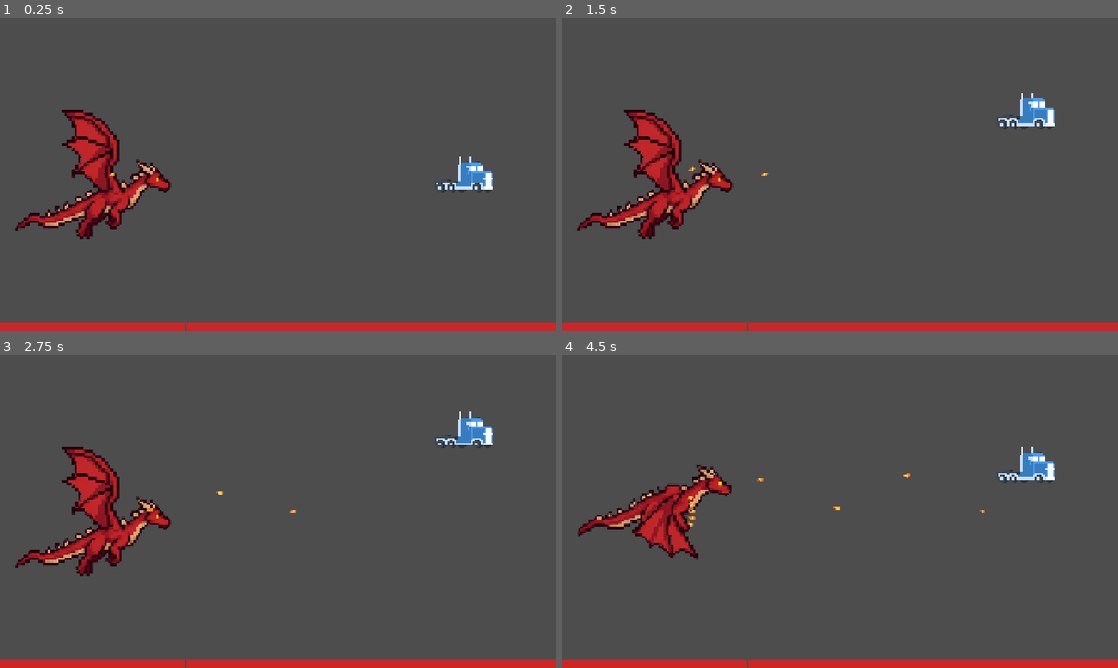
Above: before the commit, frames 1-4 (two rows, left to right).
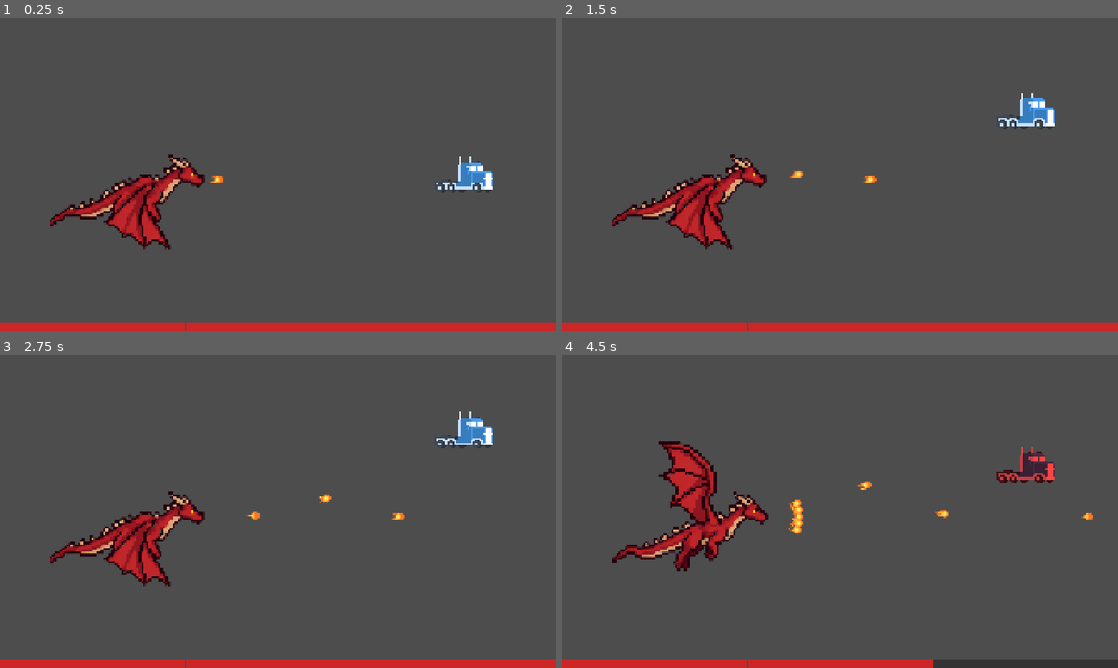
Above: after the commit, the same moments.

Repository: kickofline/riding-shotgun
Game: Godot game, scene res://game.tscn
The game is run twice, just before and just after one commit, with the same random seed, the same clock (stepped at 60 frames per second) and the same inputs.
Inputs:
- Up to frame 1 (0.25 s): no input
- Up to frame 2 (1.5 s): tap Enter (ui_accept) at 0.5, 0.77 s; hold Up (move_up) 0.53-1.28 s; hold Down (move_down) from 1.28 s (still down)
- Up to frame 3 (2.75 s): tap Enter (ui_accept) at 1.52 s; release Down (move_down) at 2.03 s; hold Up (move_up) from 2.03 s (still down)
- Up to frame 4 (4.5 s): tap Enter (ui_accept) at 3.02, 3.77 s; release Up (move_up) at 3.53 s; hold Down (move_down) from 3.53 s (still down)

The runs differ from the first frame. In frame 1, 5.1% of the frame differs, in the area x 2-41%, y 29-74%; in frame 2, 5.2%; in frame 3, 5.3%; in frame 4, 7.3%, in the area x 3-100%, y 27-100%.

Commit message:
Animate dragon fly frames, spawn bullets from mouth marker, add bullet size param

Diff:
--- a/animated_sprite_2d.gd
+++ b/animated_sprite_2d.gd
@@ -1,9 +1,9 @@
-extends AnimatedSprite2D
+extends Sprite2D
 
 
 # Called when the node enters the scene tree for the first time.
 func _ready() -> void:
-	play("fly")
+	$"../AnimationPlayer".play("fly")
 
 
 # Called every frame. 'delta' is the elapsed time since the previous frame.
--- a/monster.gd
+++ b/monster.gd
@@ -79,7 +79,7 @@
 func _spawn_bullet(dir: Vector2, amplitude := 0.0, frequency := 6.0, scene: PackedScene = null) -> void:
 	var bullet = (scene if scene else bullet_scene).instantiate()
 	get_tree().current_scene.add_child(bullet)
-	bullet.launch(global_position, dir, amplitude, frequency)
+	bullet.launch($Marker2D.global_position, dir, amplitude, frequency)
 
 func _aim_direction() -> Vector2:
 	var player = get_tree().get_first_node_in_group("player")
--- a/monster.tscn
+++ b/monster.tscn
@@ -4,30 +4,58 @@
 [ext_resource type="PackedScene" uid="uid://bofah32314isd" path="res://monster_bullet.tscn" id="2_ga5te"]
 [ext_resource type="PackedScene" path="res://monster_bullet_big.tscn" id="3_big"]
 [ext_resource type="Texture2D" uid="uid://bejtqr6p3thry" path="res://dragon_frame_1.png" id="4_6tndq"]
-[ext_resource type="Texture2D" uid="uid://c6tjsblkisgrb" path="res://dragon_frame_2.png" id="5_8ngjm"]
+[ext_resource type="Texture2D" uid="uid://c6tjsblkisgrb" path="res://dragon_frame_2.png" id="5_fr2j"]
 [ext_resource type="Script" uid="uid://bfcl3h76dcvj1" path="res://animated_sprite_2d.gd" id="6_8ngjm"]
 
-[sub_resource type="SpriteFrames" id="SpriteFrames_xrwn2"]
-animations = [{
-"frames": [{
-"duration": 1.0,
-"texture": ExtResource("4_6tndq")
-}, {
-"duration": 1.0,
-"texture": ExtResource("5_8ngjm")
-}],
-"loop": 1,
-"name": &"fly",
-"speed": 3.0
-}]
+[sub_resource type="Animation" id="Animation_6tndq"]
+resource_name = "fly"
+length = 0.4
+loop_mode = 1
+step = 0.2
+tracks/0/type = "value"
+tracks/0/imported = false
+tracks/0/enabled = true
+tracks/0/path = NodePath("Sprite2D:texture")
+tracks/0/interp = 1
+tracks/0/loop_wrap = true
+tracks/0/keys = {
+"times": PackedFloat32Array(0, 0.2),
+"transitions": PackedFloat32Array(1, 1),
+"update": 1,
+"values": [ExtResource("4_6tndq"), ExtResource("5_fr2j")]
+}
+tracks/1/type = "value"
+tracks/1/imported = false
+tracks/1/enabled = true
+tracks/1/path = NodePath("Sprite2D:offset")
+tracks/1/interp = 1
+tracks/1/loop_wrap = true
+tracks/1/keys = {
+"times": PackedFloat32Array(0, 0.2),
+"transitions": PackedFloat32Array(1, 1),
+"update": 1,
+"values": [Vector2(-317, -24), Vector2(-321.5, 137.5)]
+}
+
+[sub_resource type="AnimationLibrary" id="AnimationLibrary_8ngjm"]
+_data = {
+&"fly": SubResource("Animation_6tndq")
+}
 
 [node name="Monster" type="Area2D" unique_id=1098578003]
 script = ExtResource("1_mrqeg")
 bullet_scene = ExtResource("2_ga5te")
 big_bullet_scene = ExtResource("3_big")
 
-[node name="AnimatedSprite2D" type="AnimatedSprite2D" parent="." unique_id=2103456594]
+[node name="Sprite2D" type="Sprite2D" parent="." unique_id=1195874237]
+position = Vector2(344, -1.9999924)
 scale = Vector2(0.7, 0.7)
-sprite_frames = SubResource("SpriteFrames_xrwn2")
-animation = &"fly"
+texture = ExtResource("4_6tndq")
+offset = Vector2(-317, -24)
 script = ExtResource("6_8ngjm")
+
+[node name="AnimationPlayer" type="AnimationPlayer" parent="." unique_id=274509968]
+libraries/ = SubResource("AnimationLibrary_8ngjm")
+
+[node name="Marker2D" type="Marker2D" parent="." unique_id=119575077]
+position = Vector2(366, 19)
--- a/monster_bullet.gd
+++ b/monster_bullet.gd
@@ -1,7 +1,10 @@
 extends Area2D
+
+const HITBOX_PER_SIZE := 48.0 # CollisionShape2D size (px) per 1.0 of `size` at scale 1.0.
 
 @export var speed = 250
 @export var damage := 1
+@export var size := 0.75 # Uniform scale applied to the sprite and its hitbox.
 
 var direction := Vector2.DOWN
 var wave_amplitude := 0.0   # 0 = straight line; >0 = sideways wobble in pixels.
@@ -20,6 +23,14 @@
 	#
 	rotation = direction.angle()
 
+func _ready() -> void:
+	$AnimatedSprite2D.scale = Vector2.ONE * size
+	var shape := $CollisionShape2D.shape as RectangleShape2D
+	if shape:
+		shape = shape.duplicate()
+		shape.size = Vector2.ONE * size * HITBOX_PER_SIZE
+		$CollisionShape2D.shape = shape
+
 func _process(delta: float) -> void:
 	_elapsed += delta
 	var travel = direction * speed * _elapsed
--- a/monster_bullet.tscn
+++ b/monster_bullet.tscn
@@ -4,21 +4,24 @@
 [ext_resource type="SpriteFrames" path="res://fireball_frames.tres" id="2_frames"]
 
 [sub_resource type="RectangleShape2D" id="RectangleShape2D_xrwn2"]
-size = Vector2(36, 36)
+size = Vector2(13, 12)
 
 [node name="MonsterBullet" type="Area2D" unique_id=223917776]
 script = ExtResource("1_nunyt")
+size = 1.5
 
 [node name="AnimatedSprite2D" type="AnimatedSprite2D" parent="." unique_id=1788862320]
-scale = Vector2(0.75, 0.75)
+position = Vector2(-8, 1)
 sprite_frames = ExtResource("2_frames")
-animation = &"default"
 autoplay = "default"
 
 [node name="CollisionShape2D" type="CollisionShape2D" parent="." unique_id=832440180]
+position = Vector2(0.5, 0)
 shape = SubResource("RectangleShape2D_xrwn2")
 
 [node name="VisibleOnScreenNotifier2D" type="VisibleOnScreenNotifier2D" parent="." unique_id=1048606020]
+position = Vector2(-2, -3)
+rect = Rect2(-15, -4, 25, 14)
 
 [connection signal="area_entered" from="." to="." method="_on_area_entered"]
 [connection signal="screen_exited" from="VisibleOnScreenNotifier2D" to="." method="_on_visible_on_screen_notifier_2d_screen_exited"]
--- a/monster_bullet_big.tscn
+++ b/monster_bullet_big.tscn
@@ -10,9 +10,9 @@
 script = ExtResource("1_nunyt")
 speed = 150
 damage = 2
+size = 3.0
 
 [node name="AnimatedSprite2D" type="AnimatedSprite2D" parent="."]
-scale = Vector2(1.5, 1.5)
 sprite_frames = ExtResource("2_frames")
 animation = &"default"
 autoplay = "default"
